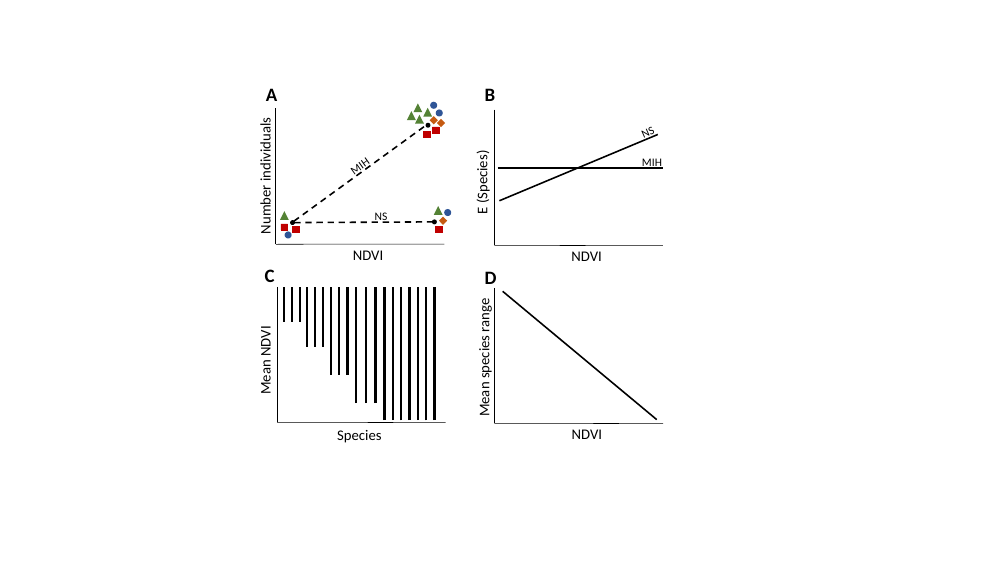
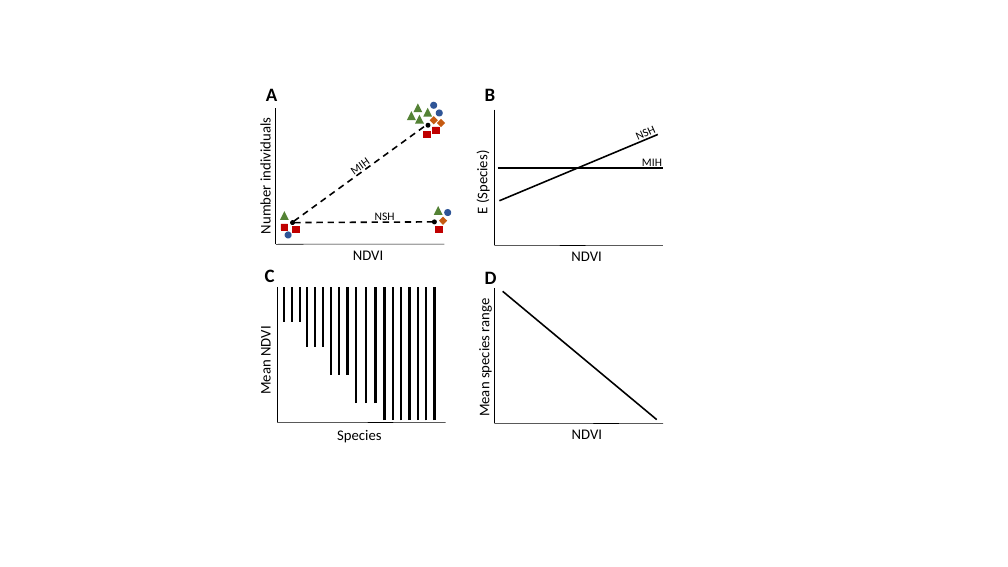
Before and after one commit to gdicecco/mih-vegetation, a slide deck: slide 2 of Figures/mih_paper_figures.pptx. Drawn at 1008x567 pixels with LibreOffice and Linux fonts; fonts in the diff are those of the drawing. Boxes give left, top, right and bottom in pixels: in the first picture for what was removed or moved away, otherwise in the second. Text is boxed around its words. In the diff, an @@ line names an element or a change of style, - is before the commit and + after.

```diff
--- a/Figures/mih_paper_figures.pptx
+++ b/Figures/mih_paper_figures.pptx
@@ text at bbox=[638, 126, 656, 143]: text changed @@
-NS
+NSH
@@ text at bbox=[375, 212, 395, 223]: text changed @@
-NS
+NSH
```
Also in this commit, not shown: 1 other slide changed, 1 slide added, 1 slide removed, 13 other files.
